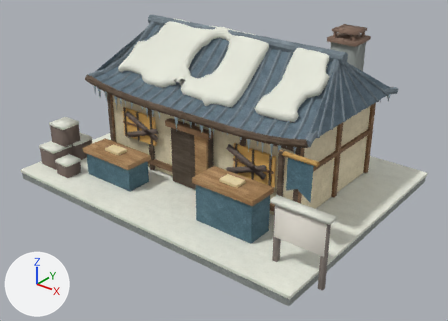
The glTF model apps/web/public/models/buildings/BLD_OFFICE_v2.glb as it was, and as the next commit left it.
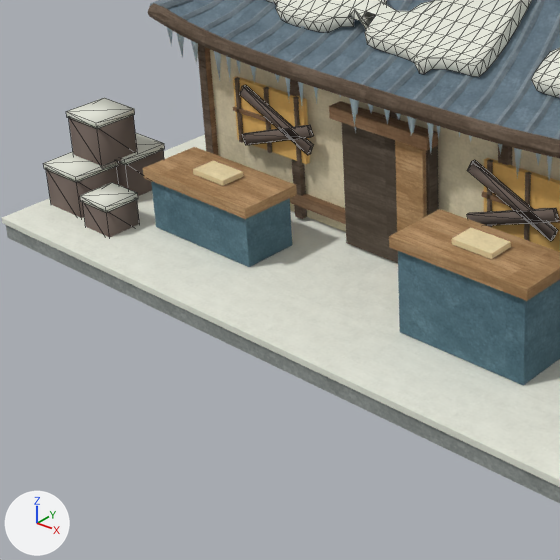
Old and new are each drawn whole from a 50 mm camera at (7.59, -9.46, 6.39) aimed at (0.35, -0.41, 0.78) and again close up on the part from 4% to 60% of the width and 23% to 100% of the height. Arrows for +X, +Y and +Z are at lower left; the lights stay in place. The older version's two pictures come first. The close-ups show mesh edges as thin lines.

Names of what the first close-up shows: 'BLD_OFFICE', 'office_icicles', 'office_planks', 'office_snow_cap'.
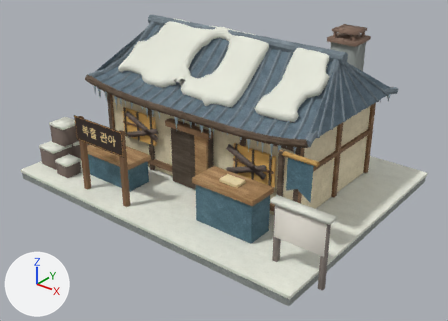
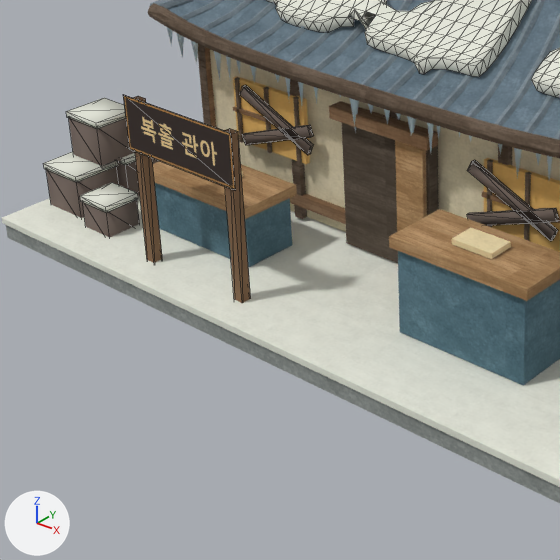
What differs and where, as boxes (x1, y1, x2, y2) in the close-ups (560 x 560 px):
'복홀 관아 현판', added
    after: (123, 94, 251, 303)
    faces in mat_복홀_관아_현판 (picture img_image_13): (123, 94, 236, 191)
    faces in mat_timber (picture img_image_1): (134, 96, 251, 303)

The change, as a diff of the scene's bpy script:
```diff
--- a/apps/web/public/models/buildings/BLD_OFFICE_v2.glb.py
+++ b/apps/web/public/models/buildings/BLD_OFFICE_v2.glb.py
@@ img_image_13 @@
+img_image_13 = load_image('Image_13', '_unpacked/Image_13', 512, 192, 'sRGB')
@@ mat_복홀_관아_현판 @@
+mat_복홀_관아_현판 = principled_material('복홀 관아 현판')
+mat_복홀_관아_현판.texture = img_image_13
+mat_복홀_관아_현판.roughness = 1.0
@@ me_관아_입구_현판 @@
+me_관아_입구_현판.from_pydata(...)  # 20 vertices, 18 faces; spans x -1.8..-0.44, y -2.42..-2.3, z 0.0..1.88
+# faces by material slot: [2, 16]
+me_관아_입구_현판.materials.append(mat_복홀_관아_현판)  # picture img_image_13
+me_관아_입구_현판.materials.append(mat_timber)  # picture img_image_1
@@ ob_복홀_관아_현판 @@
+ob_복홀_관아_현판 = bpy.data.objects.new('복홀 관아 현판', me_관아_입구_현판)
+ob_복홀_관아_현판.location = (0.0, 0.0, 0.0)
```
